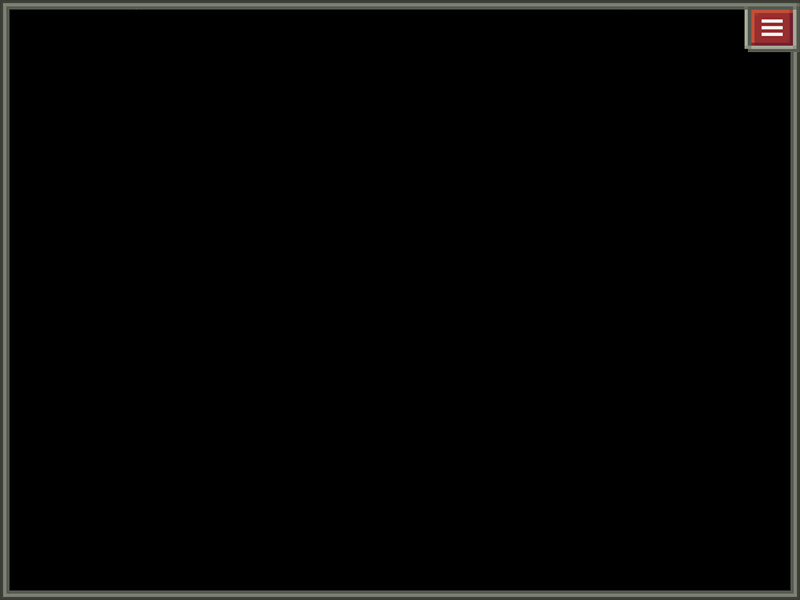
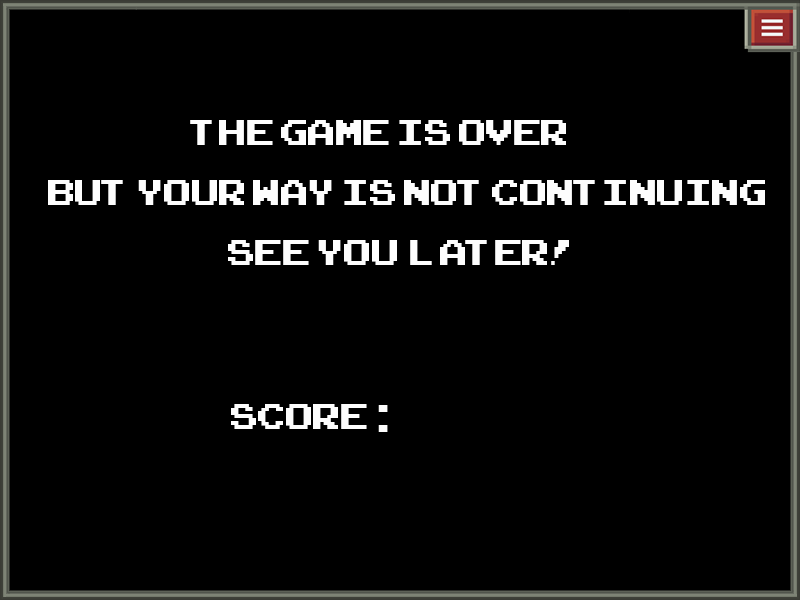
Revision of a layered 800x600 image; what changed, layer by layer:
added layer "score:" above "gameover" over [231, 404, 388, 432]
added layer "The game is over but your way is not continuing see yo" above "Layer 0" over [48, 120, 765, 265]
renamed "Layer 2" to "Layer 0", painted on it over [48, 120, 765, 432]
removed layer "Layer 1" over [48, 120, 765, 432]
